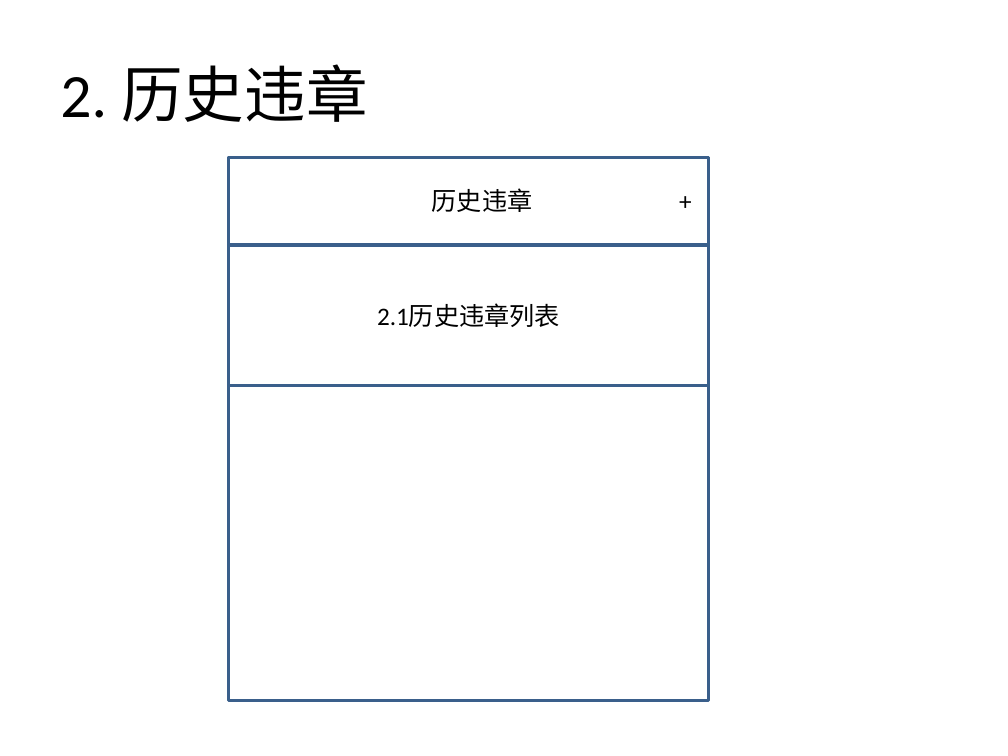
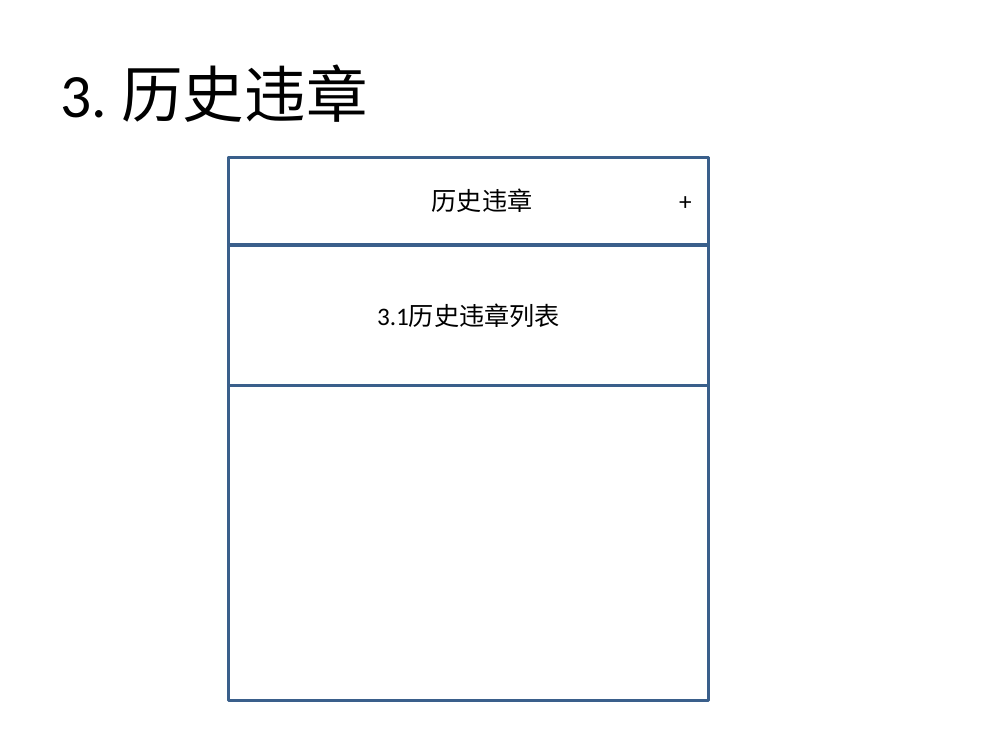
Before and after one commit to iWorkTogether/TrafficViolationProof_Android, a slide deck: slide 8 of docs/交通违章保卫战.pptx (slide 7 before the commit). Drawn at 1008x756 pixels with LibreOffice and Linux fonts; fonts in the diff are those of the drawing. Boxes give left, top, right and bottom in pixels: in the first picture for what was removed or moved away, otherwise in the second. Text is boxed around its words. In the diff, an @@ line names an element or a change of style, - is before the commit and + after.

```diff
--- a/docs/交通违章保卫战.pptx
+++ b/docs/交通违章保卫战.pptx
@@ title at <box>60,64,367,122</box>: text changed @@
-2. 历史违章
+3. 历史违章
@@ text in rectangle at <box>377,305,560,327</box>: text changed @@
-2.1历史违章列表
+3.1历史违章列表
```
Also in this commit, not shown: 5 other slides changed, 1 slide added.
